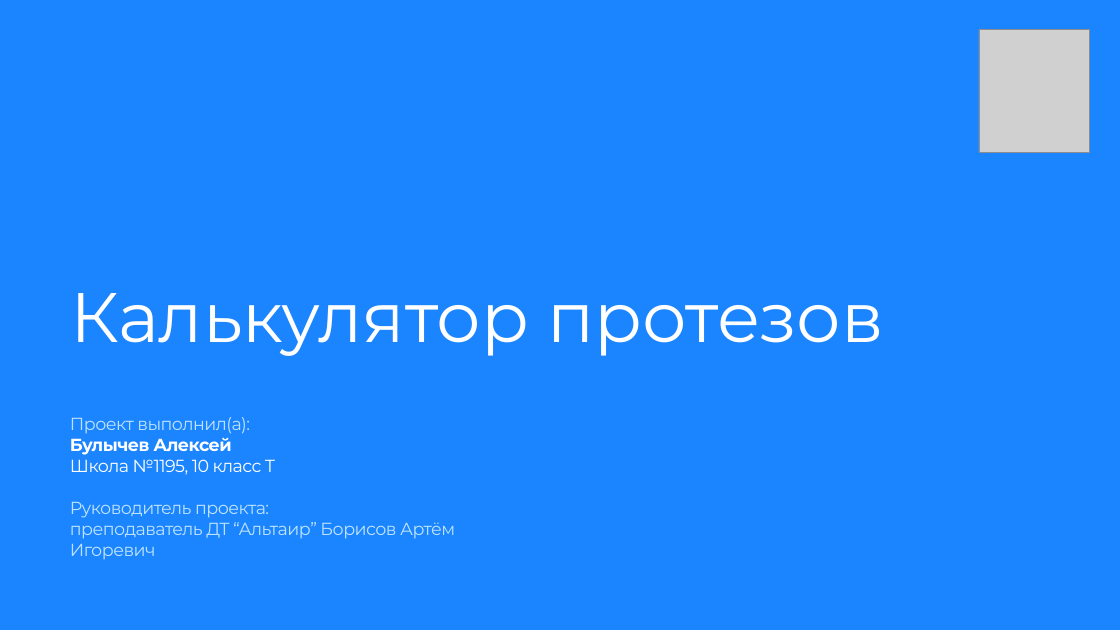
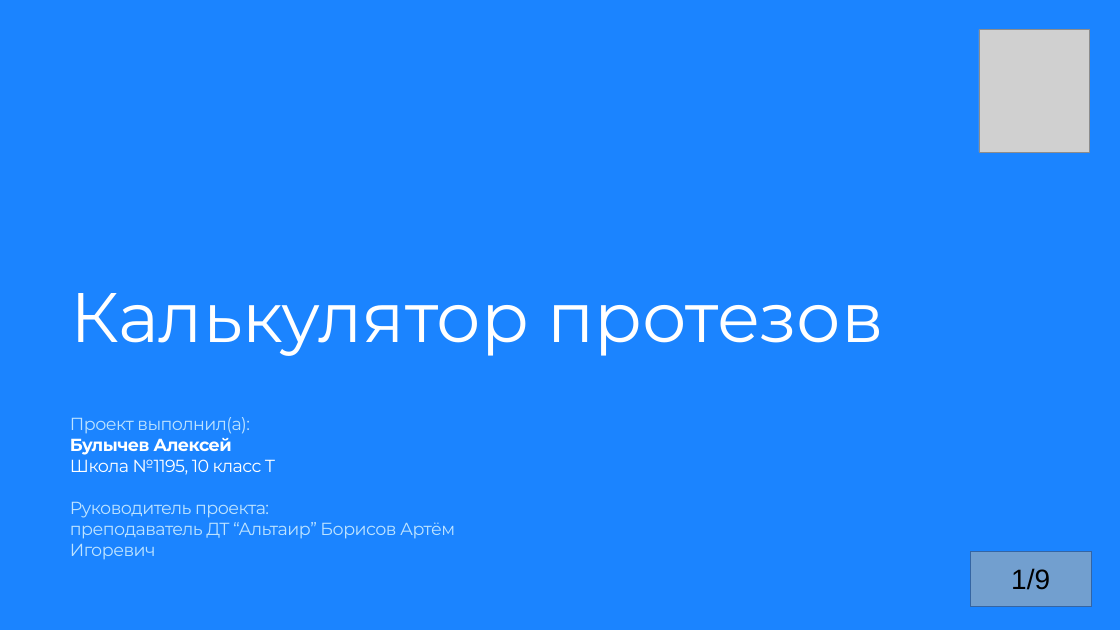
Before and after one commit to alexandr2081/Prosthetic-Calculator, a slide deck: slide 1 of Очень важные вещи/Итоговая презентация (Калькулятор протезов).pptx. Drawn at 1120x630 pixels with LibreOffice and Linux fonts; fonts in the diff are those of the drawing; grey boxes stand for pictures. Boxes give left, top, right and bottom in pixels: in the first picture for what was removed or moved away, otherwise in the second. Text is boxed around its words. In the diff, an @@ line names an element or a change of style, - is before the commit and + after.

```diff
--- a/Очень важные вещи/Итоговая презентация (Калькулятор протезов).pptx
+++ b/Очень важные вещи/Итоговая презентация (Калькулятор протезов).pptx
@@ rectangle added at (970, 551, 1091, 606), fill #729FCF, outline #3465A4 0 pt, 36 pt, text #000000 @@
+1/9
```
Also in this commit, not shown: 7 other slides changed, 1 slide added, 1 slide removed.
